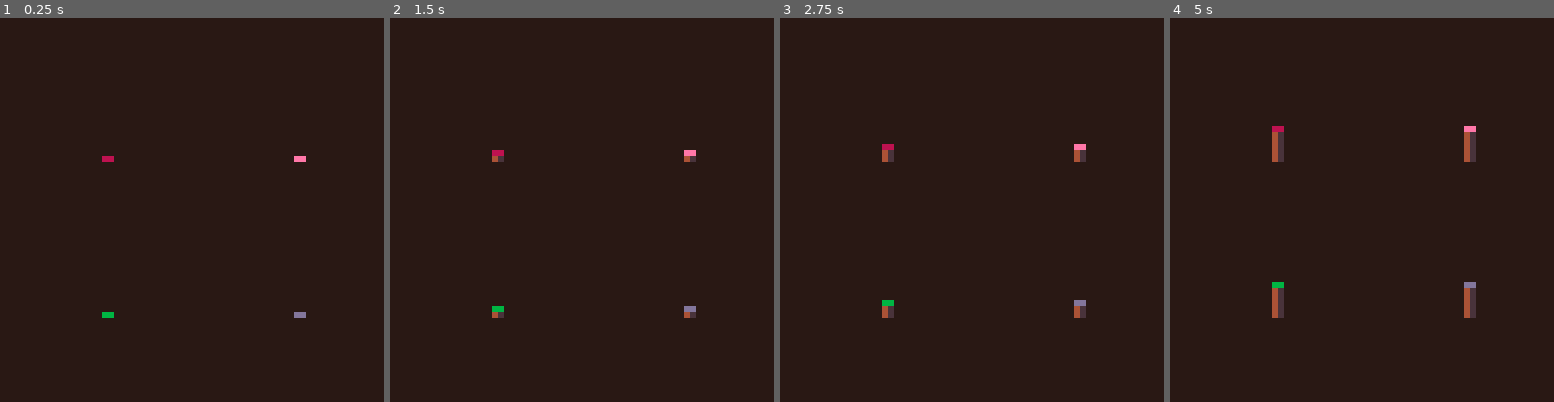
Above: before the commit, frames 1-4 (left to right).
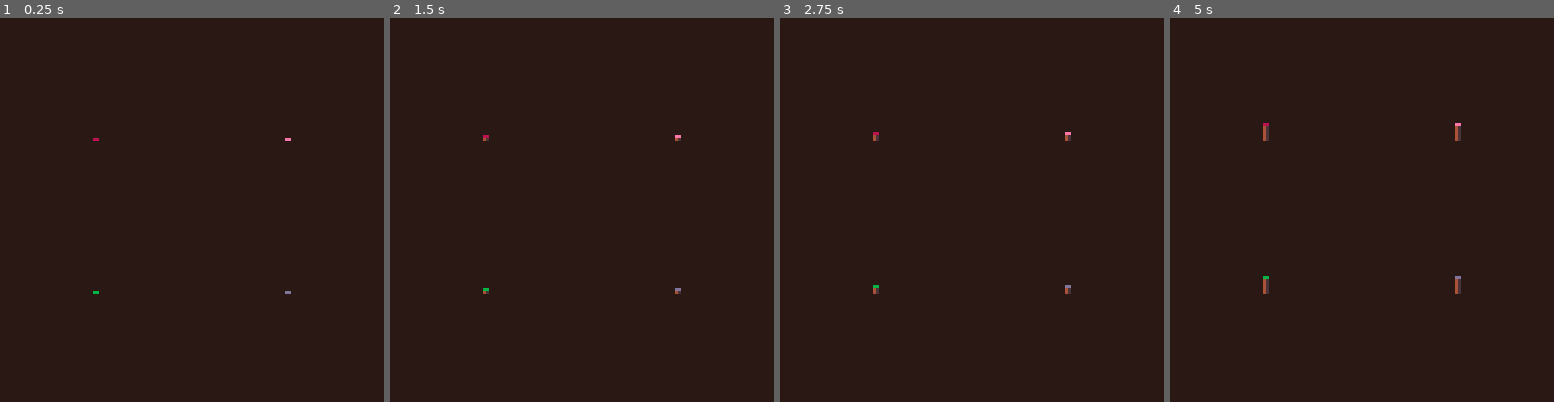
Above: after the commit, the same moments.

Repository: erwinbonsma/WhereToRootPico8
Game: PICO-8 cartridge wheretoroot.p8
The game is run twice, just before and just after one commit, with the same random seed, the same clock (stepped at 60 frames per second) and the same inputs.
Inputs:
- Up to frame 1 (0.25 s): no input
- Up to frame 2 (1.5 s): no input
- Up to frame 3 (2.75 s): no input
- Up to frame 4 (5 s): no input

The runs differ from the first frame. In frame 1, 0.2% of the frame differs, in the area x 24-80%, y 31-79%; in frame 2, 0.5%; in frame 3, 0.7%; in frame 4, 1.5%, in the area x 24-80%, y 27-79%.

Commit message:
Unset lowrez setting

Diff:
--- a/wheretoroot.p8
+++ b/wheretoroot.p8
@@ -1,7 +1,7 @@
 pico-8 cartridge // http://www.pico-8.com
 version 35
 __lua__
--- where to root? v0.1
+-- where to root? v0.1.1
 -- (c) 2023  eriban
 
 frate=30
@@ -582,7 +582,7 @@
 end
 
 function _init()
- local lowrez=true
+ local lowrez=false
 
  grid=cellgrid:new()
  hgrid=cellgrid:new()
Not shown, added: README.md
